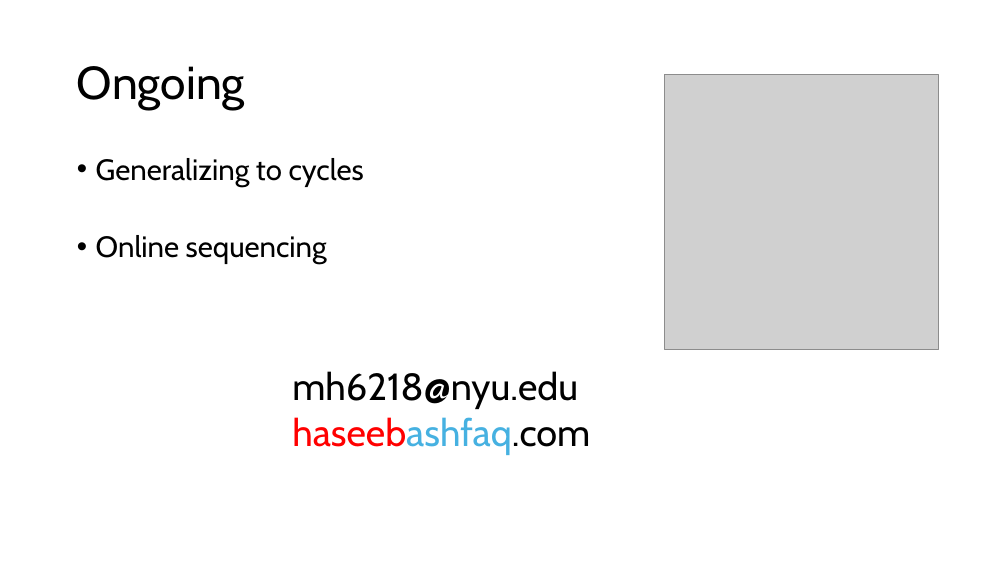
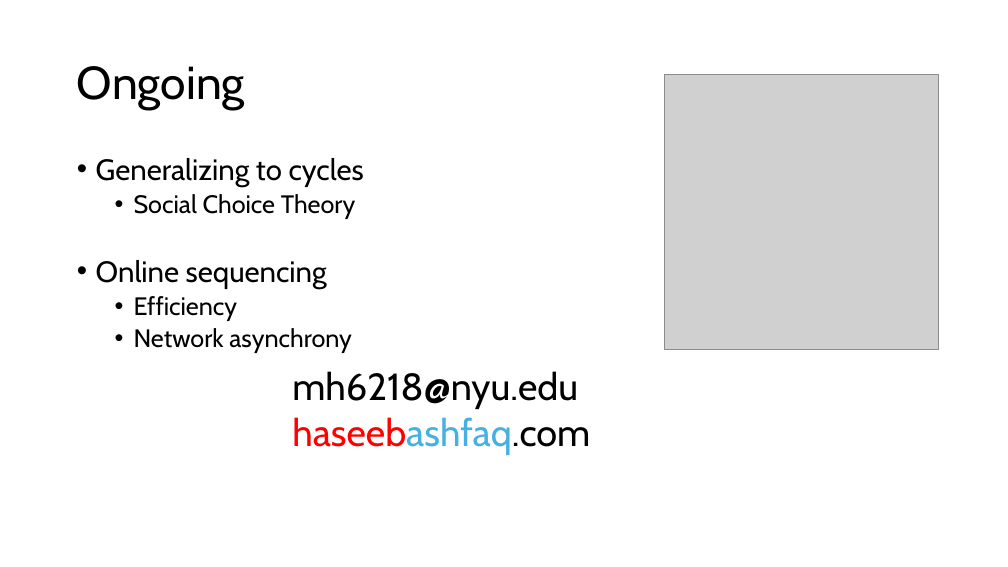
Before and after one commit to HaseebLUMS/Onyx-Presentation, a slide deck: slide 32 of NESysDay2026-tommy.pptx. Drawn at 1008x567 pixels with LibreOffice and Linux fonts; fonts in the diff are those of the drawing; grey boxes stand for pictures. Boxes give left, top, right and bottom in pixels: in the first picture for what was removed or moved away, otherwise in the second. Text is boxed around its words. In the diff, an @@ line names an element or a change of style, - is before the commit and + after.

Commit message:
add new presentation

```diff
--- a/NESysDay2026-tommy.pptx
+++ b/NESysDay2026-tommy.pptx
@@ text at (134, 194, 356, 219): paragraph added @@
+  • Social Choice Theory
@@ text at (134, 296, 351, 353): paragraphs added @@
+  • Efficiency
+  • Network asynchrony
```
Also in this commit, not shown: 1 other slide changed, 1 slide added.
